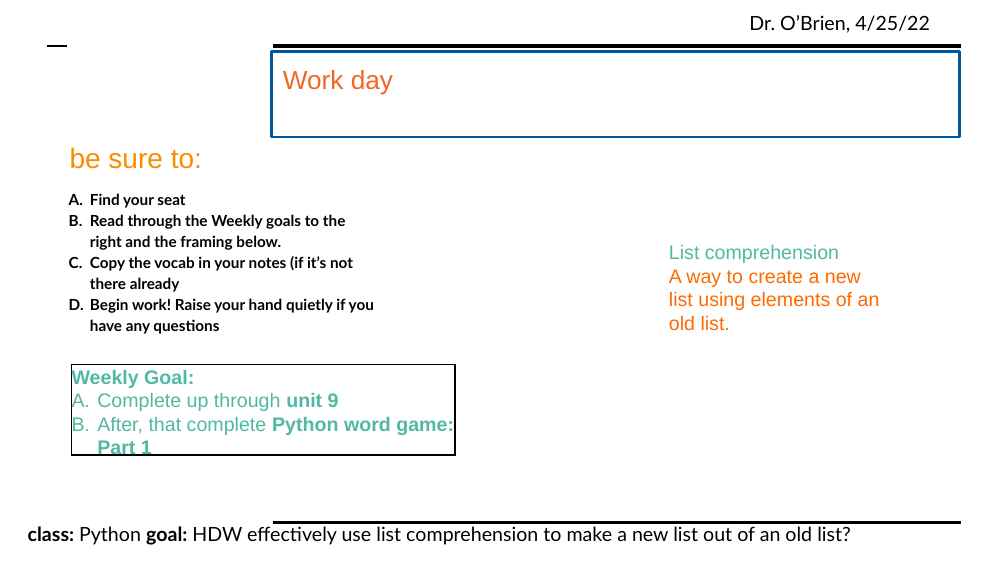
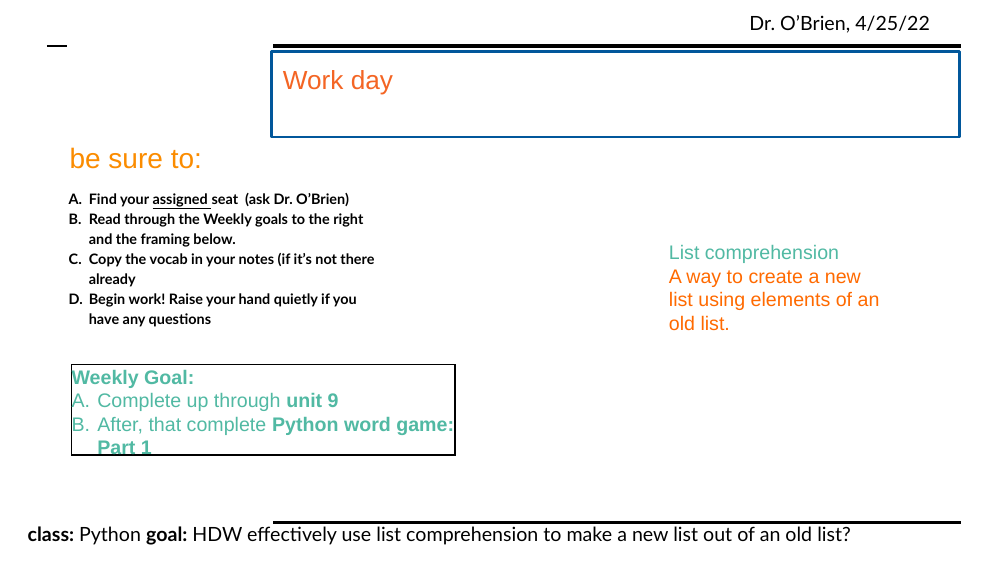
Before and after one commit to cobrien87/work, a slide deck: slide 5 of print/python2_12_1.pptx (slide 4 before the commit). Drawn at 1008x567 pixels with LibreOffice and Linux fonts; fonts in the diff are those of the drawing; background and template pictures are left out. Boxes give left, top, right and bottom in pixels: in the first picture for what was removed or moved away, otherwise in the second. Text is boxed around its words. In the diff, an @@ line names an element or a change of style, - is before the commit and + after.

```diff
--- a/print/python2_12_1.pptx
+++ b/print/python2_12_1.pptx
@@ text at (x1=89, y1=193, x2=349, y2=207): text changed; size 10.9 to 10.4 pt @@
-A. Find your seat
+A. Find your assigned seat (ask Dr. O’Brien)
@@ text at (x1=89, y1=213, x2=374, y2=327): size 10.9 to 10.4 pt in "Read through the Weekly goals to the ...", "Copy the vocab in your notes (if ...", "Begin work! Raise your hand quietly if ..."; indent changed @@
```
Also in this commit, not shown: 1 slide added.
